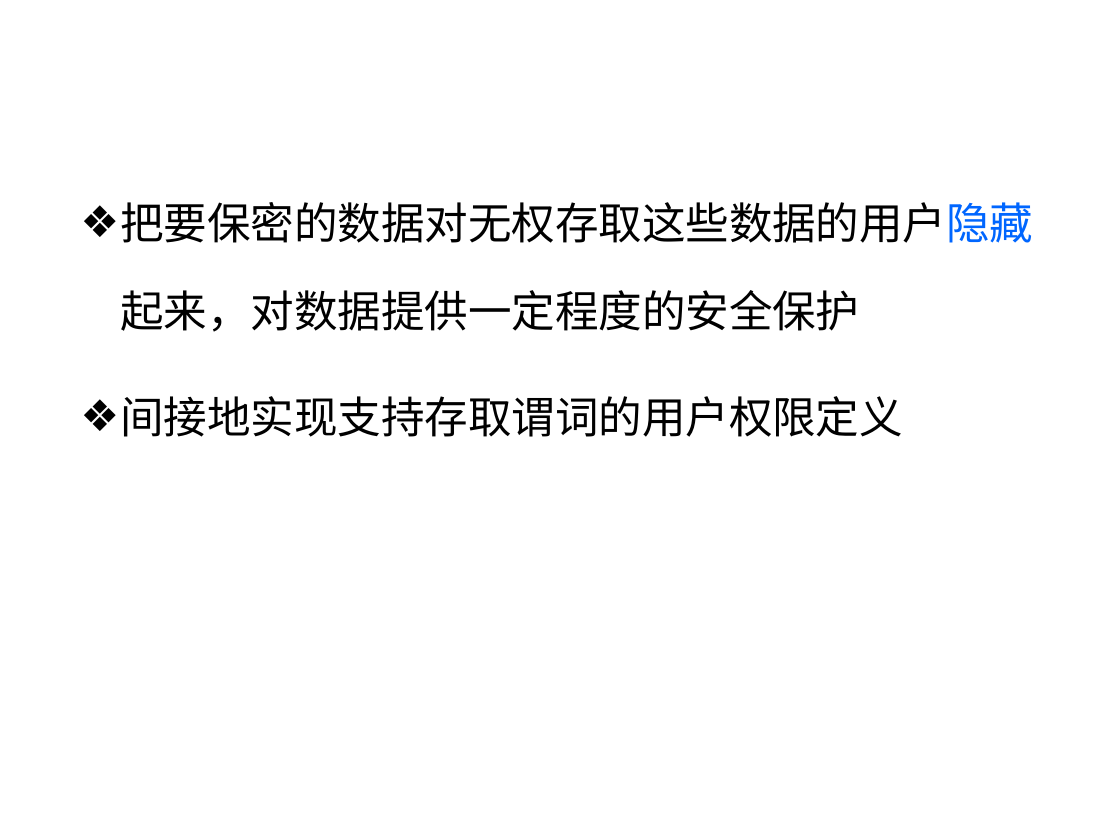
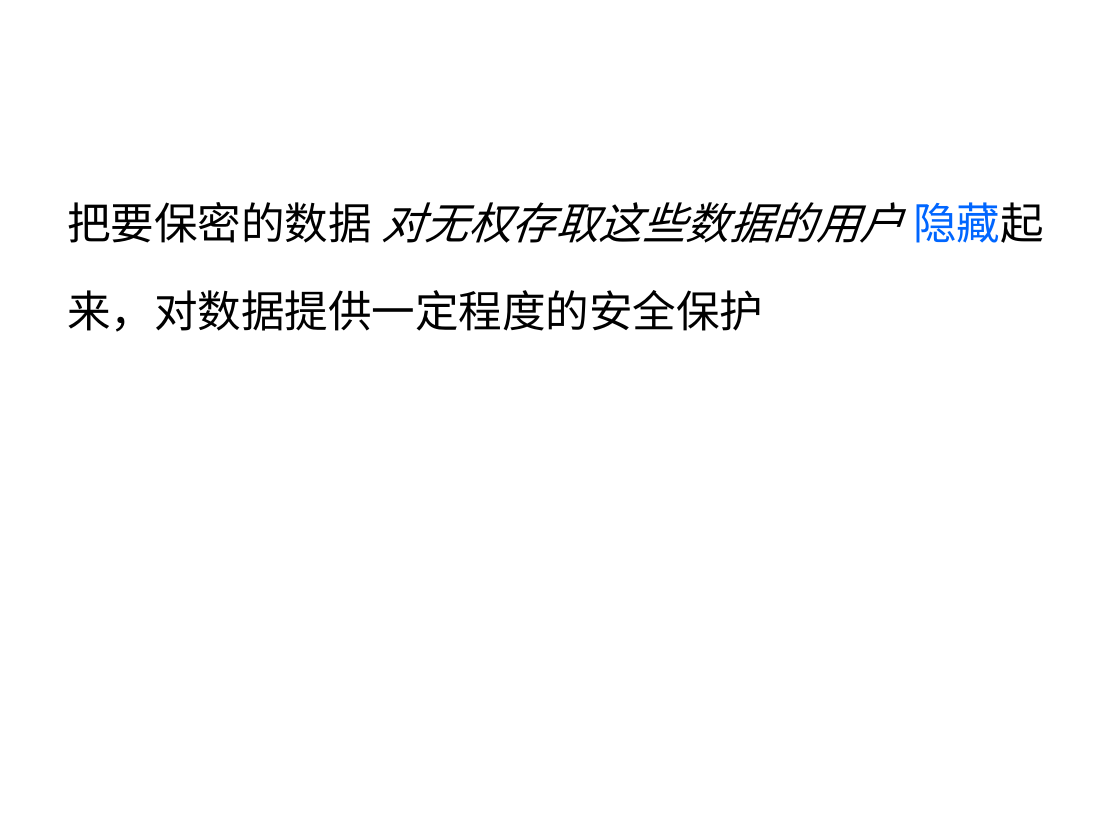
Before and after one commit to HBU/DataBase, a slide deck: slide 53 of PPT/PPT2020/DB第04章.pptx. Drawn at 1120x840 pixels with LibreOffice and Linux fonts; fonts in the diff are those of the drawing; background and template pictures are left out. Boxes give left, top, right and bottom in pixels: in the first picture for what was removed or moved away, otherwise in the second. Text is boxed around its words. In the diff, an @@ line names an element or a change of style, - is before the commit and + after.

```diff
--- a/PPT/PPT2020/DB第04章.pptx
+++ b/PPT/PPT2020/DB第04章.pptx
@@ text at (67, 202, 1044, 332): text changed; bold off @@
-❖ 把要保密的数据对无权存取这些数据的用户隐藏起来，对数据提供一定程度的安全保护
-❖ 间接地实现支持存取谓词的用户权限定义
+把要保密的数据 对无权存取这些数据的用户 隐藏起来，对数据提供一定程度的安全保护
```
Also in this commit, not shown: 5 other slides changed, 1 slide added, 2 slides removed, 3 other files.
